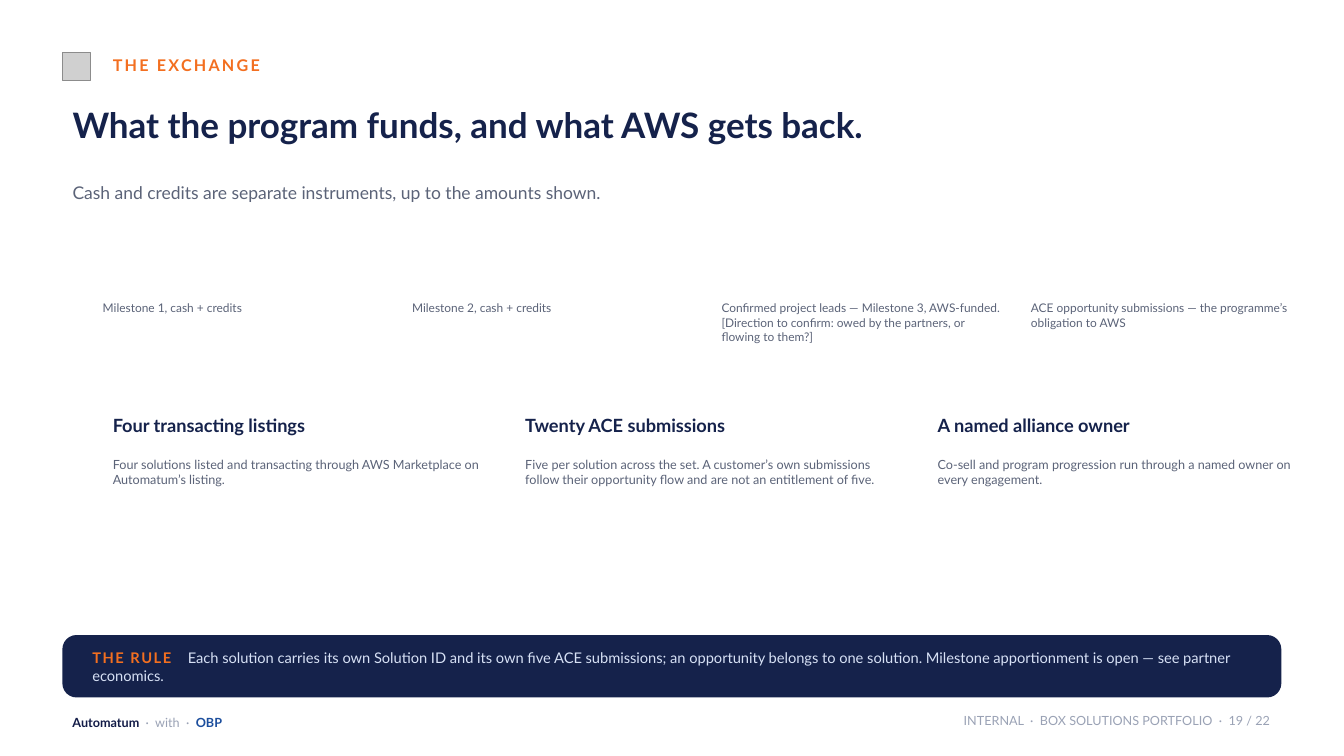
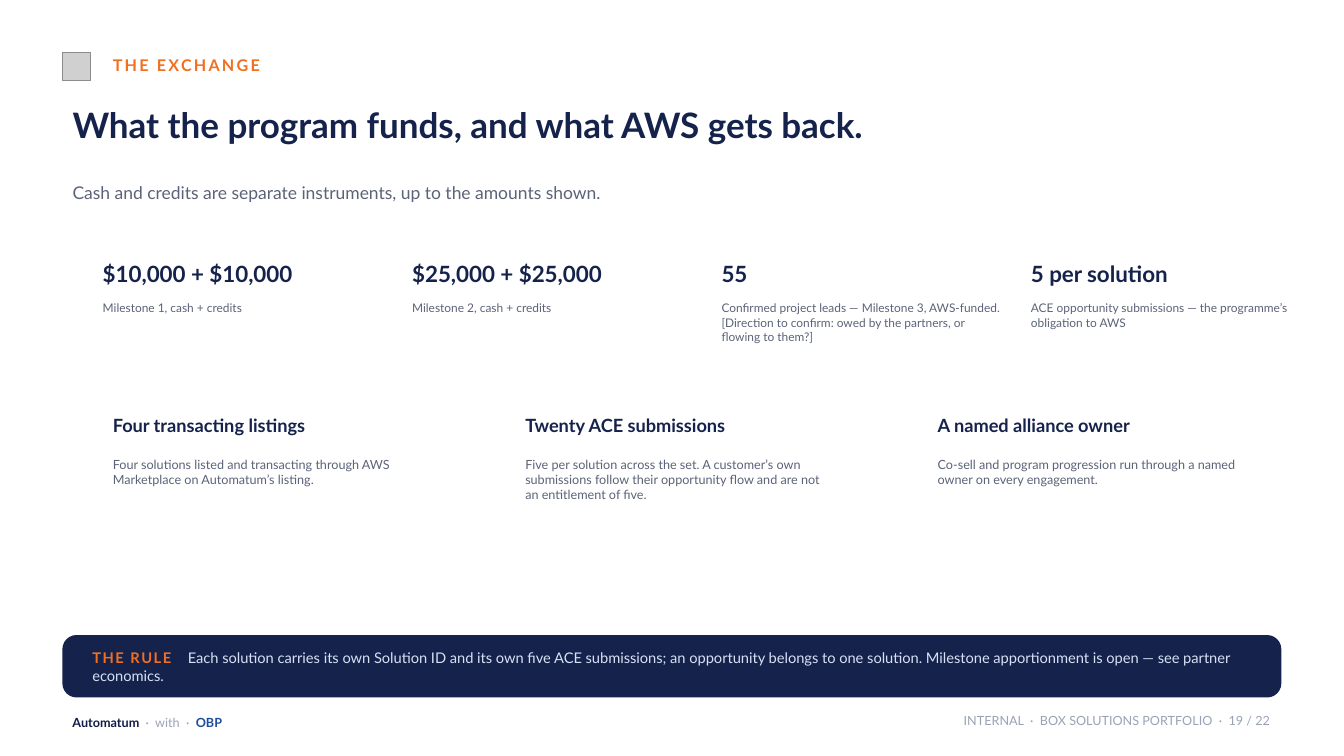
Before and after one commit to KianteEvans/barberbook, a slide deck: slide 19 of docs/deck/BOX_Solutions_Revised.pptx. Drawn at 1344x756 pixels with LibreOffice and Linux fonts; fonts in the diff are those of the drawing; grey boxes stand for pictures; background and template pictures are left out. Boxes give left, top, right and bottom in pixels: in the first picture for what was removed or moved away, otherwise in the second. Text is boxed around its words. In the diff, an @@ line names an element or a change of style, - is before the commit and + after.

```diff
--- a/docs/deck/BOX_Solutions_Revised.pptx
+++ b/docs/deck/BOX_Solutions_Revised.pptx
@@ text colour #FFFFFF to #15224B in 4 elements at (103,263,292,285), (412,263,602,285), (722,265,748,282), (1031,265,1168,286) @@
@@ text "Four solutions listed and transacting ..." rewrapped from (113,459,479,487) to (113,459,390,487) @@
@@ text "Five per solution across the ..." rewrapped from (525,459,874,486) to (525,459,820,499) @@
@@ text "Co-sell and program progression run ..." rewrapped from (938,459,1291,487) to (938,459,1235,487) @@
```
Also in this commit, not shown: 19 other slides changed, 1 other file.
